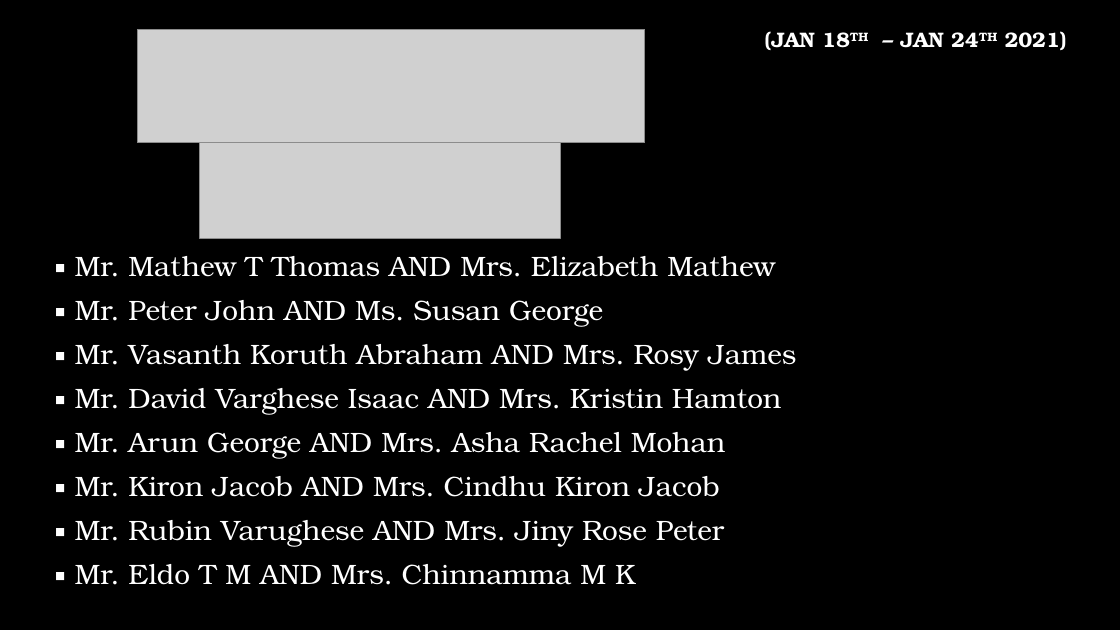
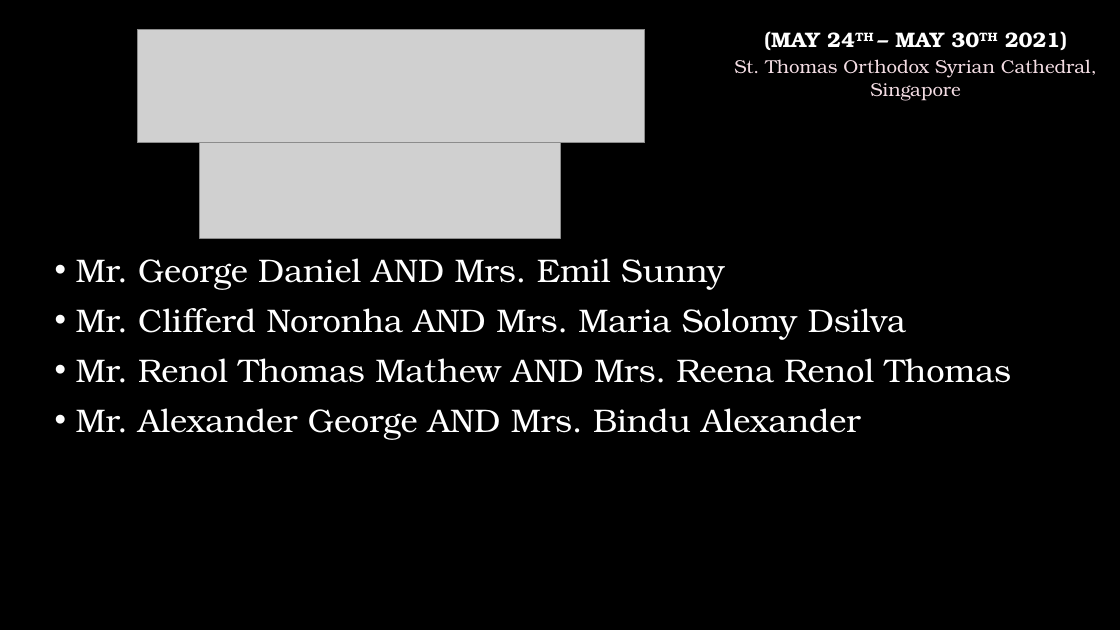
Before and after one commit to stoscsg/openlp-data, a slide deck: slide 4 of stosc_services/PPT/Birthday & Anniversaries.pptx (slide 3 before the commit). Drawn at 1120x630 pixels with LibreOffice and Linux fonts; fonts in the diff are those of the drawing; grey boxes stand for pictures; background and template pictures are left out. Boxes give left, top, right and bottom in pixels: in the first picture for what was removed or moved away, otherwise in the second. Text is boxed around its words. In the diff, an @@ line names an element or a change of style, - is before the commit and + after.

```diff
--- a/stosc_services/PPT/Birthday & Anniversaries.pptx
+++ b/stosc_services/PPT/Birthday & Anniversaries.pptx
@@ text added at [734,59,1097,101], 16 pt, text #F3DCE3 @@
+St. Thomas Orthodox Syrian Cathedral, Singapore
@@ text at [764,31,1067,50]: text changed @@
-(JAN 18TH – JAN 24TH 2021)
+(MAY 24TH – MAY 30TH 2021)
@@ text at [76,258,1012,440]: text changed; size 24 to 28 pt @@
-▪️ Mr. Mathew T Thomas AND Mrs. Elizabeth Mathew
-▪️ Mr. Peter John AND Ms. Susan George
-▪️ Mr. Vasanth Koruth Abraham AND Mrs. Rosy James
-▪️ Mr. David Varghese Isaac AND Mrs. Kristin Hamton
-▪️ Mr. Arun George AND Mrs. Asha Rachel Mohan
-▪️ Mr. Kiron Jacob AND Mrs. Cindhu Kiron Jacob
-▪️ Mr. Rubin Varughese AND Mrs. Jiny Rose Peter
-▪️ Mr. Eldo T M AND Mrs. Chinnamma M K
+• Mr. George Daniel AND Mrs. Emil Sunny
+• Mr. Clifferd Noronha AND Mrs. Maria Solomy Dsilva
+• Mr. Renol Thomas Mathew AND Mrs. Reena Renol Thomas
+• Mr. Alexander George AND Mrs. Bindu Alexander
```
Also in this commit, not shown: 3 slides added, 2 slides removed, 1 other file.
